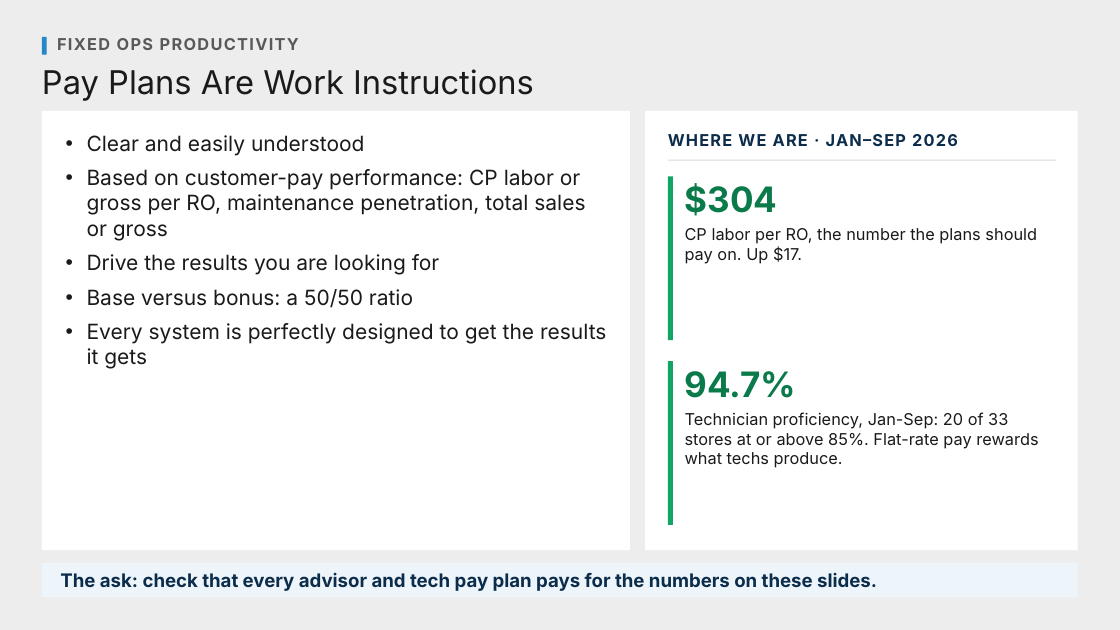
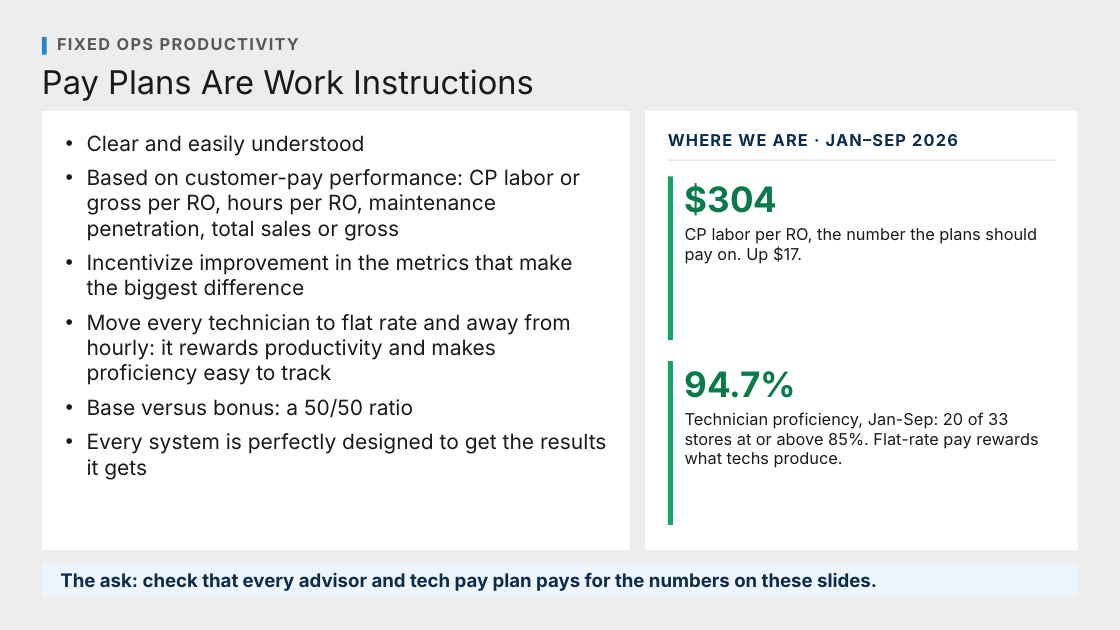
Before and after one commit to Ndresner/Noah, a slide deck: slide 12 of day2-deck/decks/Talking Points - Day 2.pptx. Drawn at 1120x630 pixels with LibreOffice and Linux fonts; fonts in the diff are those of the drawing. Boxes give left, top, right and bottom in pixels: in the first picture for what was removed or moved away, otherwise in the second. Text is boxed around its words. In the diff, an @@ line names an element or a change of style, - is before the commit and + after.

```diff
--- a/day2-deck/decks/Talking Points - Day 2.pptx
+++ b/day2-deck/decks/Talking Points - Day 2.pptx
@@ text at [87, 169, 580, 385]: text changed @@
-• Based on customer-pay performance: CP labor or gross per RO, maintenance penetration, total sales or gross
-• Drive the results you are looking for
+• Based on customer-pay performance: CP labor or gross per RO, hours per RO, maintenance penetration, total sales or gross
+• Incentivize improvement in the metrics that make the biggest difference
+• Move every technician to flat rate and away from hourly: it rewards productivity and makes proficiency easy to track
```
Also in this commit, not shown: 4 other slides changed, 17 other files.
